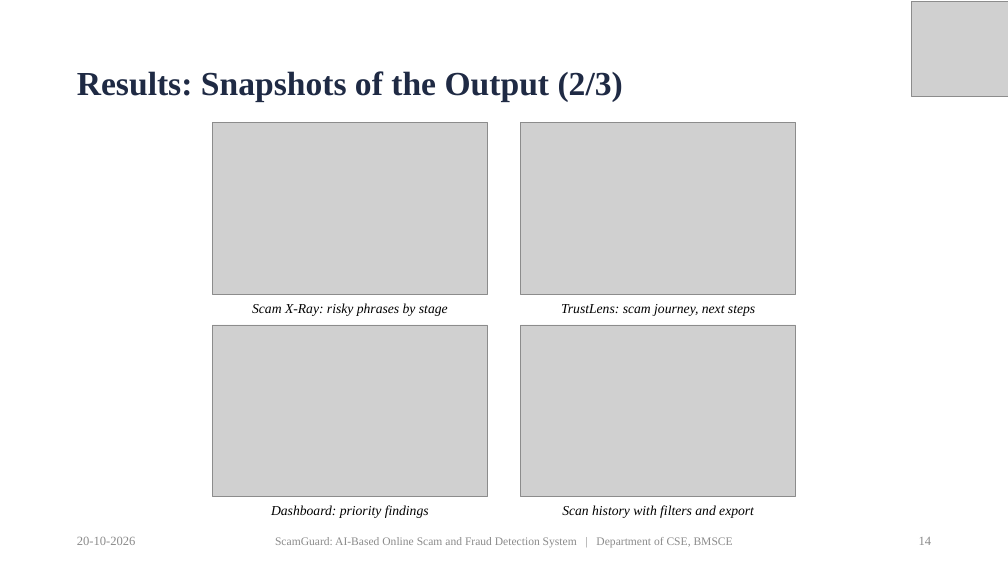
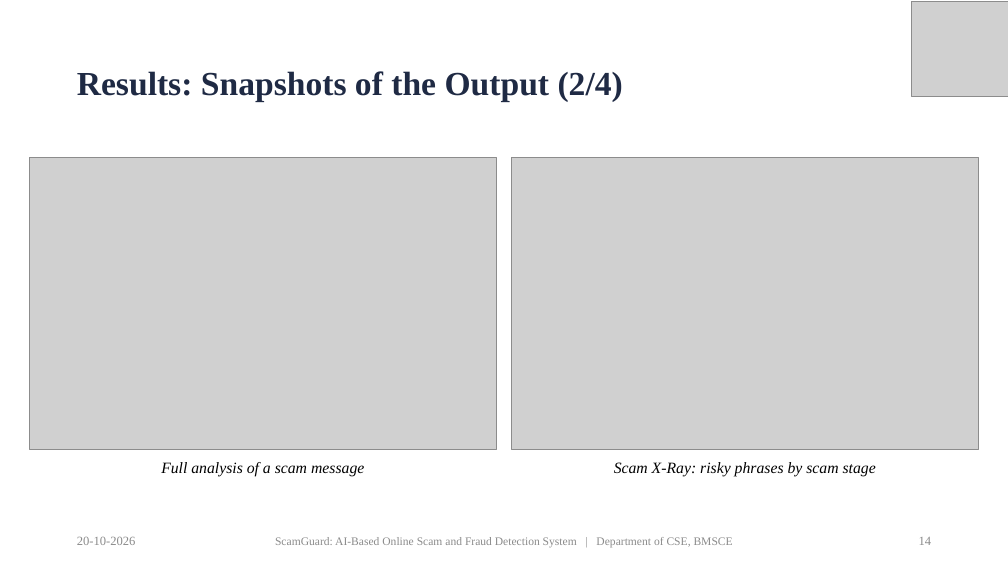
Before and after one commit to priyamthakur275/ScamGuard-AI, a slide deck: slide 14 of docs/presentation/ScamGuard_PP2_Presentation.pptx. Drawn at 1008x567 pixels with LibreOffice and Linux fonts; fonts in the diff are those of the drawing; grey boxes stand for pictures. Boxes give left, top, right and bottom in pixels: in the first picture for what was removed or moved away, otherwise in the second. Text is boxed around its words. In the diff, an @@ line names an element or a change of style, - is before the commit and + after.

Commit message:
Presentation: larger, sharper snapshots; conclusion and future enhancements on one slide

```diff
--- a/docs/presentation/ScamGuard_PP2_Presentation.pptx
+++ b/docs/presentation/ScamGuard_PP2_Presentation.pptx
@@ title at <box>77,71,623,102</box>: text changed @@
-Results: Snapshots of the Output (2/3)
+Results: Snapshots of the Output (2/4)
@@ picture: place and size @@
-picture at <box>212,123,488,294</box>
+picture at <box>29,157,497,449</box>
@@ picture: place and size @@
-picture at <box>521,123,796,294</box>
+picture at <box>512,157,979,449</box>
@@ picture removed at <box>212,325,488,497</box> @@
@@ picture removed at <box>521,325,796,497</box> @@
@@ text removed at <box>561,304,755,316</box> @@
-TrustLens: scam journey, next steps
@@ text added at <box>161,462,364,476</box>, 15 pt, text #000000, italic @@
+Full analysis of a scam message
@@ text at <box>614,462,876,476</box>: text changed; size 13 to 15 pt @@
-Scam X-Ray: risky phrases by stage
+Scam X-Ray: risky phrases by scam stage
@@ text removed at <box>271,505,429,518</box> @@
-Dashboard: priority findings
@@ text removed at <box>562,505,754,518</box> @@
-Scan history with filters and export
```
Also in this commit, not shown: 3 other slides changed, 1 slide added, 1 slide removed, 3 other files.
